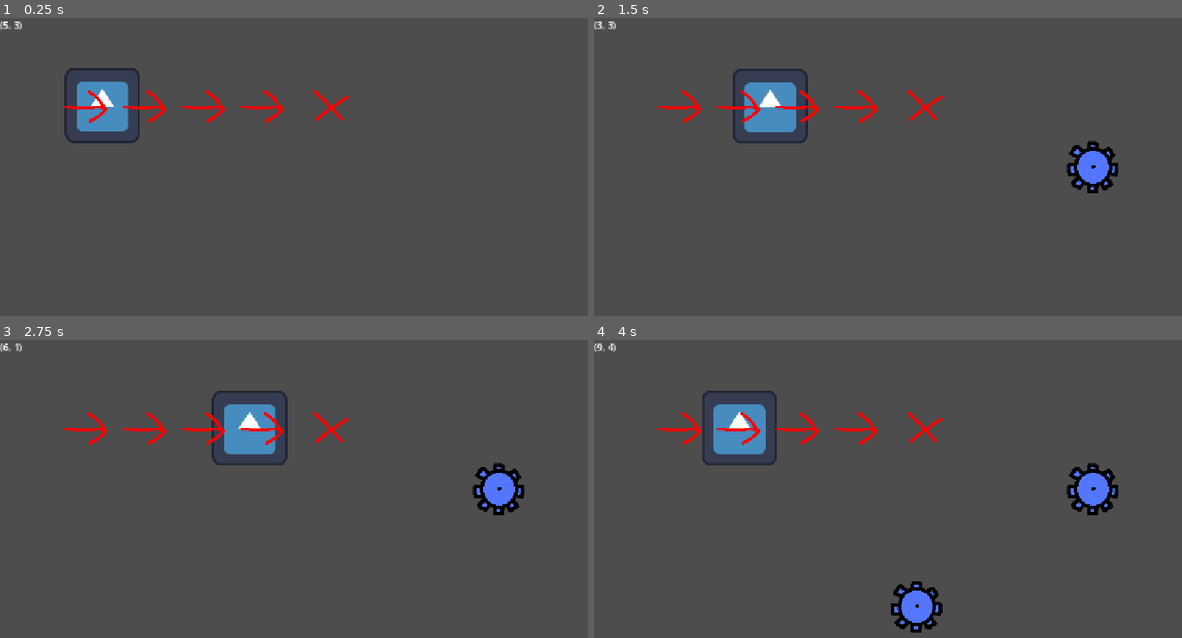
Above: before the commit, frames 1-4 (two rows, left to right).
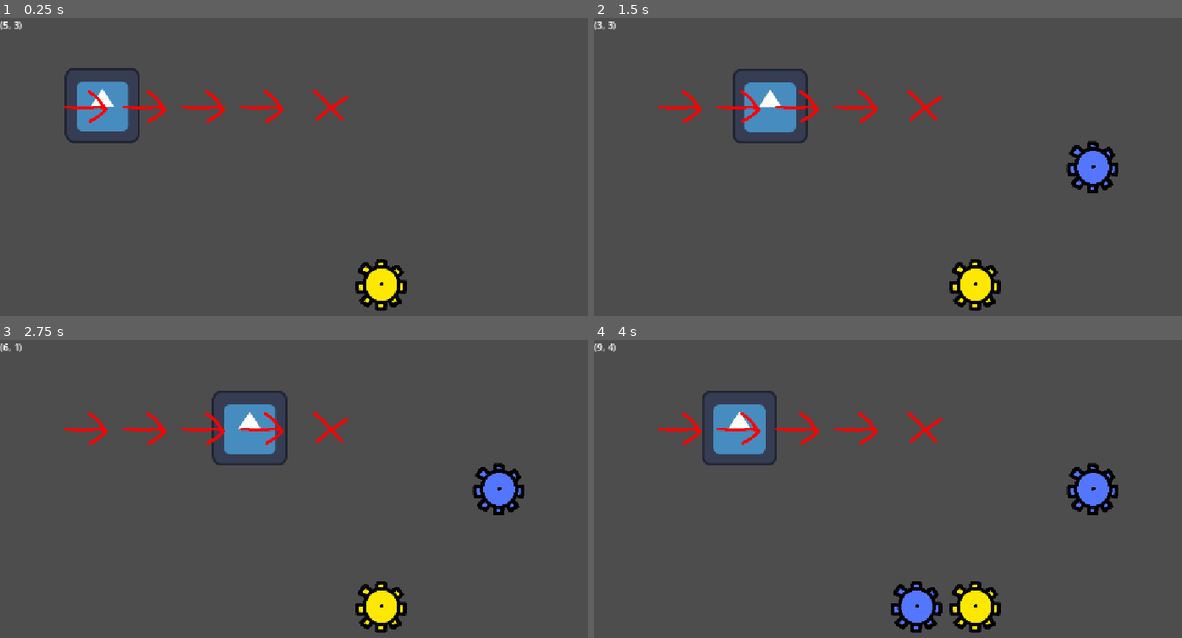
Above: after the commit, the same moments.

Repository: aughckt/spin-to-win
Game: Godot game, scene res://level/level_manager.tscn
Two runs of this game, one before a commit and one after it. Both use one fixed random seed, a clock stepped at 60 frames per second and the inputs below. The engine's default icon, where the game draws it, is replaced by a stand-in: a white triangle on a blue panel in a dark square.
Inputs (mouse positions are in pixels of both pictures, inside the frame that each line leads up to):
- Up to frame 1 (0.25 s): no input
- Up to frame 2 (1.5 s): move the mouse to (1082, 190) at 0.52 s; click (1082, 190) at 0.6 s; move the mouse to (799, 226) at 1.27 s; right-click (799, 226) at 1.35 s
- Up to frame 3 (2.75 s): move the mouse to (405, 447) at 2.02 s; tap Middle mouse button (M3) at 2.1 s
- Up to frame 4 (4 s): move the mouse to (899, 605) at 2.77 s; click (899, 605) at 2.85 s; move the mouse to (1134, 587) at 3.52 s; right-click (1134, 587) at 3.6 s

The runs differ from the first frame. In frame 1, 1.1% of the frame differs, in the area x 60-70%, y 80-99%; in frame 2, 1.1%; in frame 3, 1.1%; in frame 4, 1.1%.

Commit message:
merge fixes

Diff:
--- a/level/level_snake.tscn
+++ b/level/level_snake.tscn
@@ -8,6 +8,9 @@
 position = Vector2(45.54547, 50.792572)
 
 [node name="TileMapLayer" parent="Environment" parent_id_path=PackedInt32Array(123182581) index="0" unique_id=108710037]
-tile_map_data = PackedByteArray("AAAAAAAAAAAAAAAAAAABAAAAAAABAAAAAAABAAEAAAABAAAAAAABAAIAAAAAAAAAAAACAAIAAAAAAAAAAAADAAIAAAABAAEAAAADAAEAAAABAAEAAAADAAAAAAAAAAAAAAAEAAAAAAAAAAAAAAAFAAAAAAABAAAAAAAFAAEAAAABAAAAAAAFAAIAAAACAAAAAAA=")
+tile_map_data = PackedByteArray("AAABAAEAAAABAAAAAAADAAEAAAABAAEAAAAFAAEAAAABAAAAAAAAAAAAAAAAAAAAAAABAAAAAAABAAAAAAABAAIAAAAAAAAAAAACAAIAAAAAAAAAAAADAAIAAAABAAEAAAADAAAAAAAAAAAAAAAEAAAAAAAAAAAAAAAFAAAAAAABAAAAAAAFAAIAAAACAAAAAAA=")
+
+[node name="GearMap" parent="Environment" parent_id_path=PackedInt32Array(123182581) index="1" unique_id=916456414]
+tile_map_data = PackedByteArray("AAAAAAQAAAABAAAAAAAHAAMAAAABAAAAAAA=")
 
 [editable path="Environment"]
--- a/level/template_level.tscn
+++ b/level/template_level.tscn
@@ -3,11 +3,10 @@
 [ext_resource type="Script" uid="uid://c0nyrmno1wcfb" path="res://level/level.gd" id="1_7lnir"]
 [ext_resource type="PackedScene" uid="uid://cji2yg5dqgn0q" path="res://environment/environment.tscn" id="2_hiaeh"]
 
-[node name="TemplateLevel" type="Node2D" unique_id=251983101 node_paths=PackedStringArray("spawn_point", "tilemap")]
+[node name="TemplateLevel" type="Node2D" unique_id=251983101 node_paths=PackedStringArray("spawn_point")]
 script = ExtResource("1_7lnir")
 level_hp = 3
 spawn_point = NodePath("SpawnPoint")
-tilemap = NodePath("")
 
 [node name="SpawnPoint" type="Node2D" parent="." unique_id=1156764314]
 position = Vector2(151, 148)
@@ -17,4 +16,7 @@
 [node name="TileMapLayer" parent="Environment" index="0" unique_id=108710037]
 tile_map_data = PackedByteArray(0, 0, 1, 0, 1, 0, 0, 0, 0, 0, 0, 0, 0, 0, 2, 0, 1, 0, 0, 0, 0, 0, 0, 0, 0, 0, 3, 0, 1, 0, 0, 0, 0, 0, 0, 0, 0, 0, 4, 0, 1, 0, 0, 0, 0, 0, 0, 0, 0, 0, 5, 0, 1, 0, 0, 0, 2, 0, 0, 0, 0, 0)
 
+[node name="GearMap" parent="Environment" index="1" unique_id=916456414]
+tile_map_data = PackedByteArray(0, 0, 6, 0, 4, 0, 0, 0, 1, 0, 0, 0, 0, 0)
+
 [editable path="Environment"]
--- a/test_world.tscn
+++ b/test_world.tscn
@@ -1,14 +1,12 @@
-[gd_scene format=3 uid="uid://5qqtrfrpq3x4"]
+[gd_scene format=4 uid="uid://5qqtrfrpq3x4"]
 
-[ext_resource type="PackedScene" uid="uid://b04sr3oh5d0f3" path="res://level/template_level.tscn" id="2_1lwx6"]
-[ext_resource type="Script" uid="uid://bue8f1qndpe0f" path="res://level/trooper_spawner.gd" id="4_dsnr4"]
+[ext_resource type="PackedScene" uid="uid://cji2yg5dqgn0q" path="res://environment/environment.tscn" id="1_dxppu"]
+[ext_resource type="PackedScene" uid="uid://cmrgjdrggd1x0" path="res://troopers/trooper.tscn" id="2_gy3sr"]
 
 [node name="TestWorld" type="Node2D" unique_id=1846508072]
 
-[node name="Level" parent="." unique_id=251983101 instance=ExtResource("2_1lwx6")]
+[node name="Environment" parent="." unique_id=123182581 instance=ExtResource("1_dxppu")]
 
-[node name="TrooperSpawner" type="Node2D" parent="." unique_id=1142241561]
-script = ExtResource("4_dsnr4")
 [node name="TileMapLayer" parent="Environment" index="0" unique_id=108710037]
 tile_map_data = PackedByteArray("AAABAAEAAAAAAAAAAAACAAEAAAAAAAAAAAADAAEAAAAAAAAAAAAEAAEAAAAAAAAAAAAFAAEAAAABAAAAAAAFAA …(352 unchanged characters)…
 
